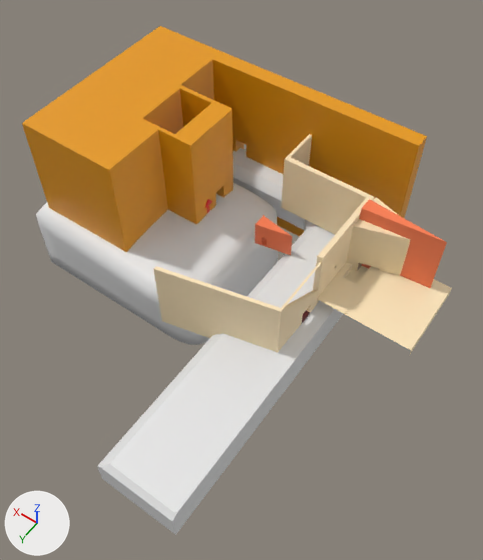
The FBX model Assets/mehses/Creamroom/dock.fbx: old version first, new version second.
Rendered twice from a camera (50 mm lens) standing at (-8.9, 21.8, 28.2) and looking at (4.2, 3.3, -0.8). The lights are fixed; the arrows at lower left show +X, +Y and +Z.

Script lines for the objects in view, before the commit:
```python
me_cube_016 = bpy.data.meshes.new('Cube.016')
me_cube_016.from_pydata(...)  # 30 vertices, 25 faces; spans x -12.2..1.0, y 0.4..21.4, z -1.0..1.1
me_cube_016.materials.append(mat_material_013)  # white #e7e7e7
me_plane = bpy.data.meshes.new('Plane')
me_plane.from_pydata(...)  # 224 vertices, 189 faces; spans x -6.3..13.3, y -9.8..3.0, z -0.6..3.8
# faces by material slot: [183, 6]
me_plane.materials.append(mat_material_008)  # beige #ffe8be
me_plane.materials.append(mat_material_004)  # white #e2e7d1
me_plane_004 = bpy.data.meshes.new('Plane.004')
me_plane_004.from_pydata(...)  # 66 vertices, 48 faces; spans x -1.53..0.97, y -0.47..0.47, z -0.56..1.25
me_plane_004.materials.append(mat_redroom_white)  # orange #fd7f51
me_plane_005 = bpy.data.meshes.new('Plane.005')
me_plane_005.from_pydata(...)  # 63 vertices, 44 faces; spans x -4.21..0.96, y -0.47..0.47, z -1.18..3.62
me_plane_005.materials.append(mat_redroom_white)  # orange #fd7f51
ob_dock = bpy.data.objects.new('dock', me_plane)
ob_dock.location = (0.0, 0.0, 0.0)
ob_dock.scale = (0.869, 0.869, 0.869)
ob_dockwedge = bpy.data.objects.new('dockwedge', me_plane_005)
ob_dockwedge.location = (-0.89, -1.5, 0.53)
ob_dockwedge.scale = (0.869, 0.869, 0.869)
ob_enddock = bpy.data.objects.new('enddock', me_cube_016)
ob_enddock.location = (11.24, -5.74, -1.72)
ob_entrace = bpy.data.objects.new('entrace', me_plane_004)
ob_entrace.location = (4.26, 0.42, -0.12)
ob_entrace.scale = (0.869, 0.869, 0.869)
# also in view: 'ocean_room' at (1.2, 2.3, 0.7); 'enddock_land' at (11.0, 2.1, -2.9); 'endodck_wlal' at (7.9, -0.1, 0.0)
```
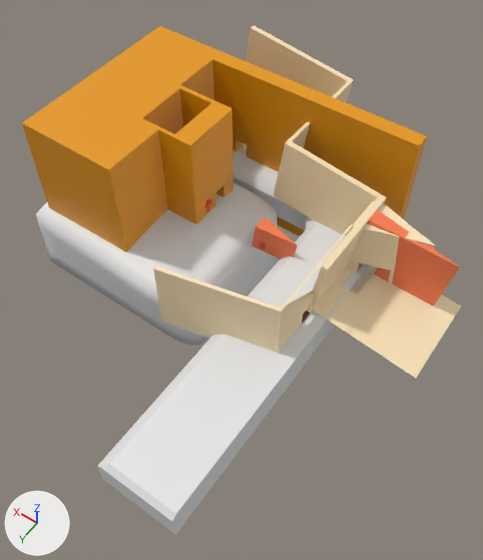
Location of each change, (x1, y1, x2, y2) in pixels of the pictures (483 x 560 px):
'dock', moved, turned, rescaled
    before: (281, 134, 452, 354)
    after: (246, 25, 461, 383)
'dockwedge', moved, turned, rescaled
    before: (359, 199, 447, 288)
    after: (367, 210, 460, 306)
'entrace', moved, turned, rescaled
    before: (255, 215, 292, 255)
    after: (251, 217, 297, 259)

The change, as a list of edits to the scene's bpy script:
```text
Change ob_entrace:
    ob_entrace.scale: (0.869, 0.869, 0.869) -> (1.0, 1.0, 1.0)
    ob_entrace.location: (4.26, 0.42, -0.12) -> (4.26, 0.42, -0.53)
    ob_entrace.rotation_euler: (0.0, 0.0, 0.0) -> (0.0, -0.138, 0.0)  # degrees (0, 0, 0) -> degrees (0, -7.9, 0)
Change ob_dock:
    ob_dock.scale: (0.869, 0.869, 0.869) -> (1.0, 1.0, 1.0)
    ob_dock.location: (0.0, 0.0, 0.0) -> (0.0, 0.0, -0.53)
    ob_dock.rotation_euler: (0.0, 0.0, 0.0) -> (0.0, -0.138, 0.0)  # degrees (0, 0, 0) -> degrees (0, -7.9, 0)
Change ob_dockwedge:
    ob_dockwedge.scale: (0.869, 0.869, 0.869) -> (1.0, 1.0, 1.0)
    ob_dockwedge.location: (-0.89, -1.5, 0.53) -> (-0.89, -1.5, -0.53)
    ob_dockwedge.rotation_euler: (0.0, 0.0, 0.0) -> (0.0, -0.138, 0.0)  # degrees (0, 0, 0) -> degrees (0, -7.9, 0)
```
